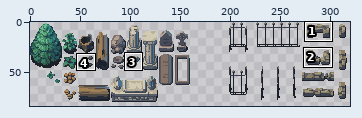
Sprite sheet: graphics/images/terrain/objects.png. The first picture is a wide view before the edit; the outline marks the close-up.
Close-up. Before the commit:
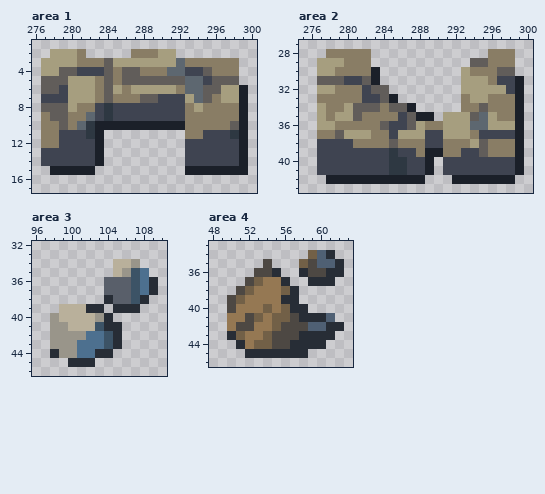
The file is 320x96 pixels. Colours within 5 levels of each other are drawn and written as one. Shown: area 1: x 276..300, y 1..17; area 2: x 275..300, y 27..43; area 3: x 96..110, y 32..46; area 4: x 48..63, y 33..46. The wide view leaves out empty margins. The commit also changed other parts of the picture, which this record leaves out.
The same view after the edit:
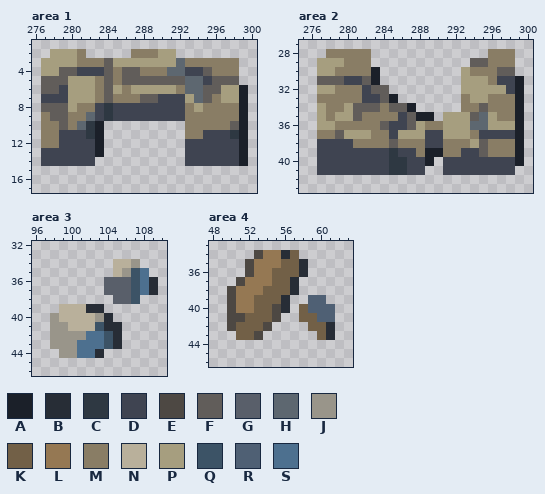
Palette (. is transparent): A #1b2029  B #272d36  C #2e3842  D #3f4451  E #4d4843  F #615d5a  G #595f6a  H #5d6770  J #99958a  K #726047  L #957853  M #897d65  N #b9b09b  P #a69e7f  Q #3c5366  R #4f6074  S #4d708f
The exact change:
Area 1:
Colour A is gone in row 10 at x 284 to 292; in row 14 at x 283; in row 15 at x 278 to 282 and 293 to 299.
Area 2:
Colour A is gone in row 41 at x 289 and 299; in row 42 at x 278 to 288 and 292 to 298.
Area 3:
Colour B is gone in row 38 at x 104 and 108; in row 39 at x 105 to 107; in row 44 at x 98 and 104; in row 45 at x 100 to 102.
Area 4:
The author put colour B in row 34 at x 56; in row 37 at x 57.
Colour K becomes colour B in row 35 at x 58; in row 40 at x 56.
The author put colour E in row 34 at x 53; in rows 35 to 36 at x 52; in row 37 at x 51; in row 38 at x 50.
Colour K becomes colour E in row 41 at x 55.
Colour L becomes colour E in row 40 at x 55; in row 41 at x 50 to 51; in row 42 at x 50 and 54; in row 43 at x 53.
The author put colour K in row 34 at x 57; in rows 35 to 36 at x 56 to 57.
Colour B becomes colour K in row 36 at x 55; in row 37 at x 56; in row 40 at x 58; in row 41 at x 58 to 59; in row 43 at x 60.
Colour E becomes colour K in row 41 at x 52; in row 42 at x 51 to 52.
Colour L becomes colour K in row 37 at x 55; in row 38 at x 54 to 55; in row 39 at x 53 to 55; in row 40 at x 53; in row 41 at x 54; in row 42 at x 53.
Colour L becomes colour K in row 43 at x 52.
Colour R becomes colour K in row 42 at x 59 to 60.
The author put colour L in row 34 at x 54 to 55; in row 35 at x 53 and 55.
Colour E becomes colour L in row 35 at x 54; in row 36 at x 53 to 54; in row 37 at x 52; in row 38 at x 51.
Colour K becomes colour L in row 37 at x 53; in row 38 at x 52; in row 39 at x 51.
The author put colour R in row 39 at x 59 to 60; in row 40 at x 59 to 61.
Colour B becomes colour R in row 41 at x 60.
Colour B is gone in row 34 at x 61; in row 35 at x 62; in row 36 at x 61 to 62; in row 37 at x 59 to 61; in rows 39 to 40 at x 57; in row 42 at x 62.
Colour B is gone in row 43 at x 50 and 58 to 59; in row 44 at x 51 and 57 to 60; in row 45 at x 52 to 58.
Colour E is gone in row 35 at x 59; in row 36 at x 59 to 60; in row 41 at x 57; in row 42 at x 56 to 58; in row 43 at x 55 to 57; in row 44 at x 55 to 56.
Colour K is gone in row 34 at x 59; in row 41 at x 56; in row 42 at x 55; in row 43 at x 54; in row 44 at x 53 to 54.
Colour L is gone in row 44 at x 52.
Colour R is gone in row 34 at x 60; in row 35 at x 60 to 61.
Where, in picture pixels (left, top, right, bottom), the same in both close-ups:
erased: (50, 121, 248, 175)
erased: (326, 166, 524, 184)
erased: (104, 295, 149, 313)
erased: (50, 349, 113, 367)
changed: (227, 250, 344, 358)
